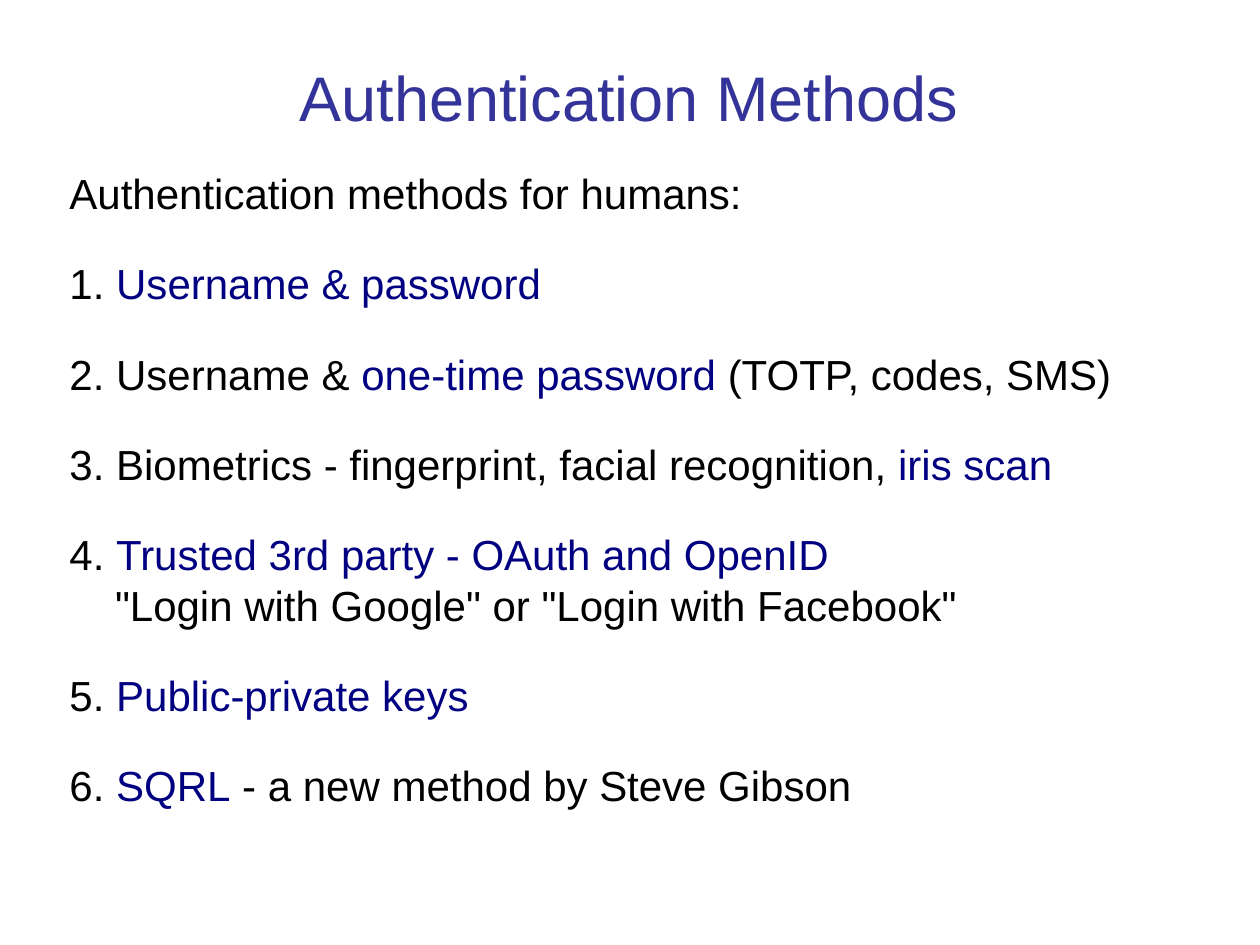
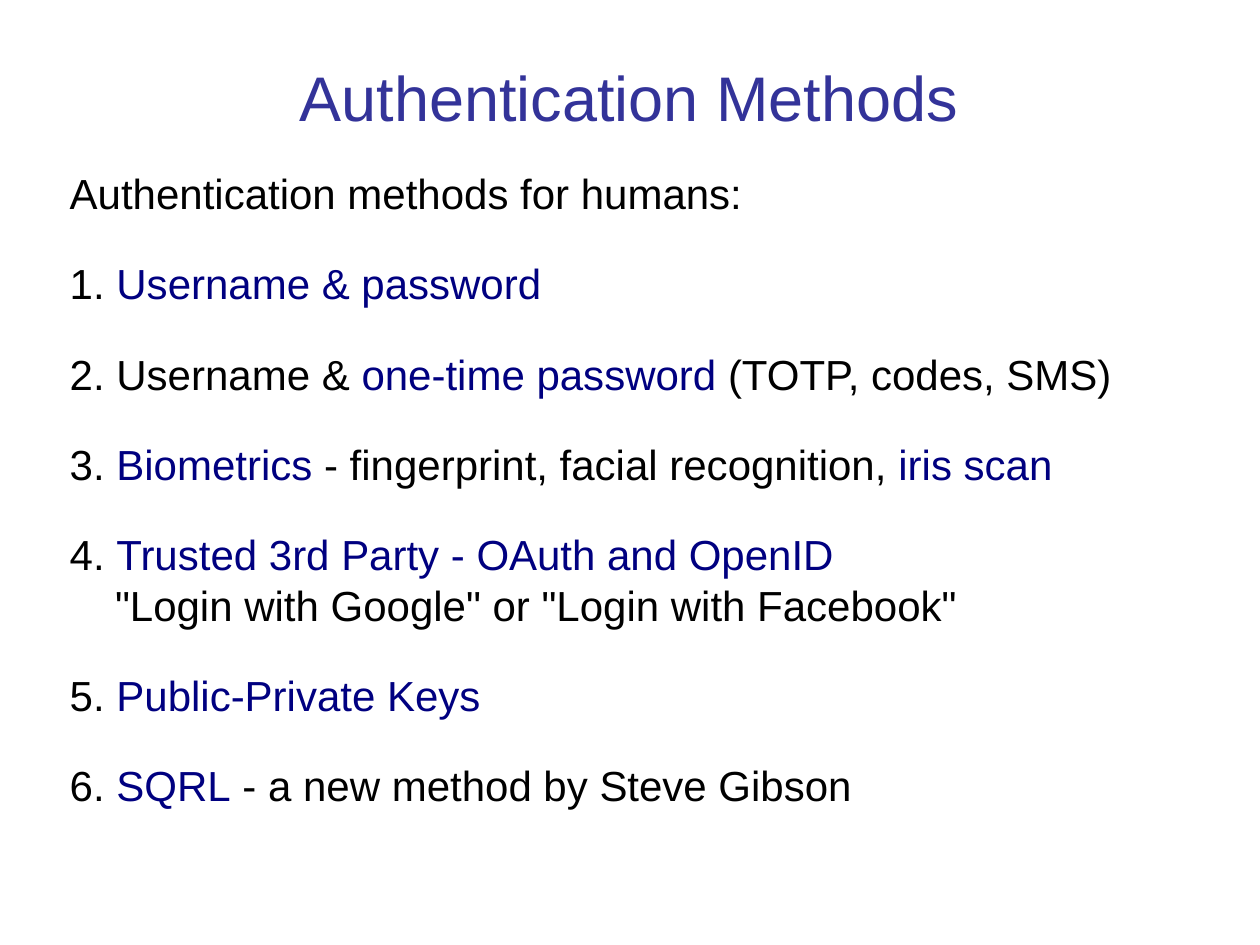
Before and after one commit to cpske/ISP, a slide deck: slide 4 of authentication/Authentication-and-Authorization.ppt. Drawn at 1260x945 pixels with LibreOffice and Linux fonts; fonts in the diff are those of the drawing. Boxes give left, top, right and bottom in pixels: in the first picture for what was removed or moved away, otherwise in the second. Text is boxed around its words. In the diff, an @@ line names an element or a change of style, - is before the commit and + after.

```diff
--- a/authentication/Authentication-and-Authorization.ppt
+++ b/authentication/Authentication-and-Authorization.ppt
@@ text at [70,178,1111,809]: text colour #000000 to #000080 in "Biometrics" @@
@@ text at [70,539,956,719]: text changed @@
-4. Trusted 3rd party - OAuth and OpenID
-"Login with Google" or "Login with Facebook"
-5. Public-private keys
+4. Trusted 3rd Party - OAuth and OpenID
+"Login with Google" or "Login with Facebook"
+5. Public-Private Keys
```
Also in this commit, not shown: 12 other slides changed, 5 slides added, 8 other files.
